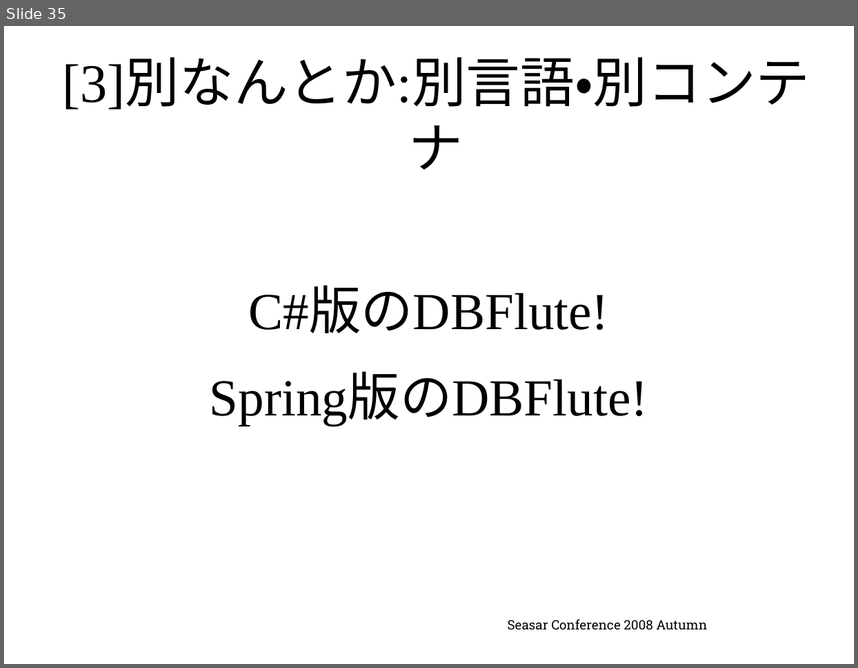
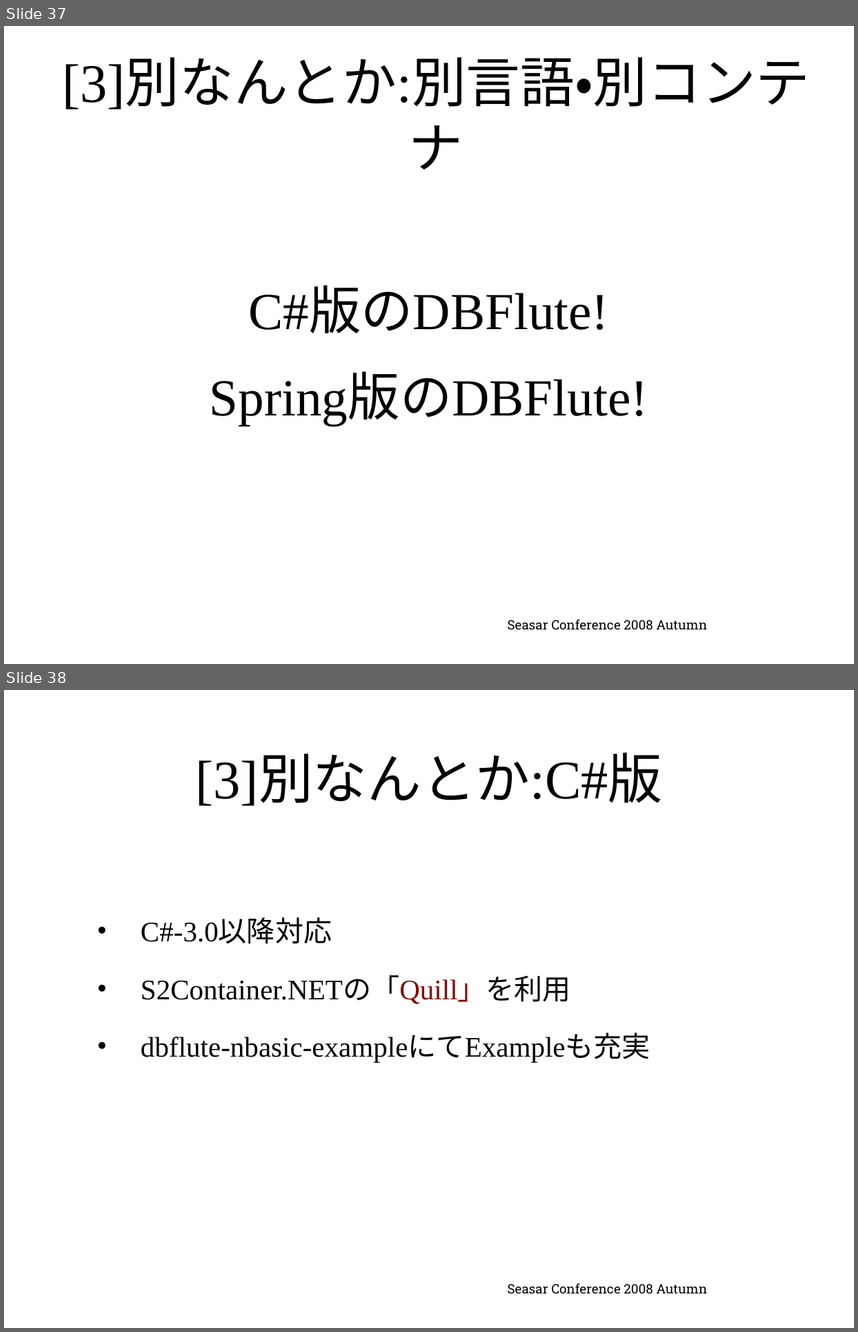
Before and after one commit to seasarorg/dbflute, a slide deck: dbflute/etc/doc/ref/session/resource/GenbaSolution2-sc2008autumn-dbflute.pptx. Shown one above the other, each under a label of ours: slide 35 before the commit, slides 37 and 38 after it. The pictures are 858x668 and 858x1332 pixels, drawn with LibreOffice and Linux fonts; fonts in the diff are those of the drawing; background and template pictures are left out. Boxes give left, top, right and bottom in pixels: in the first picture for what was removed or moved away, otherwise in the second. Text is boxed around its words. In the diff, an @@ line names an element or a change of style, - is before the commit and + after.

Commit message:
Making conference document.

```diff
--- a/dbflute/etc/doc/ref/session/resource/GenbaSolution2-sc2008autumn-dbflute.pptx
+++ b/dbflute/etc/doc/ref/session/resource/GenbaSolution2-sc2008autumn-dbflute.pptx
@@ slide 38 added at <box>4,690,854,1328</box>, background picture (left out) @@
@@ title added at <box>195,756,662,806</box>, 46 pt, text #000000 @@
+[3]別なんとか:C#版
@@ text added at <box>141,919,651,1062</box>, 24 pt, text #000000 @@
+• C#-3.0以降対応
+• S2Container.NETの「Quill」を利用
+• dbflute-nbasic-exampleにてExampleも充実
@@ text added at <box>508,1283,707,1293</box>, 11 pt, text #000000 @@
+Seasar Conference 2008 Autumn
@@ what was slide 35 is now slide 37 @@
```
Also in this commit, not shown: 13 slides changed, 3 other slides added.
